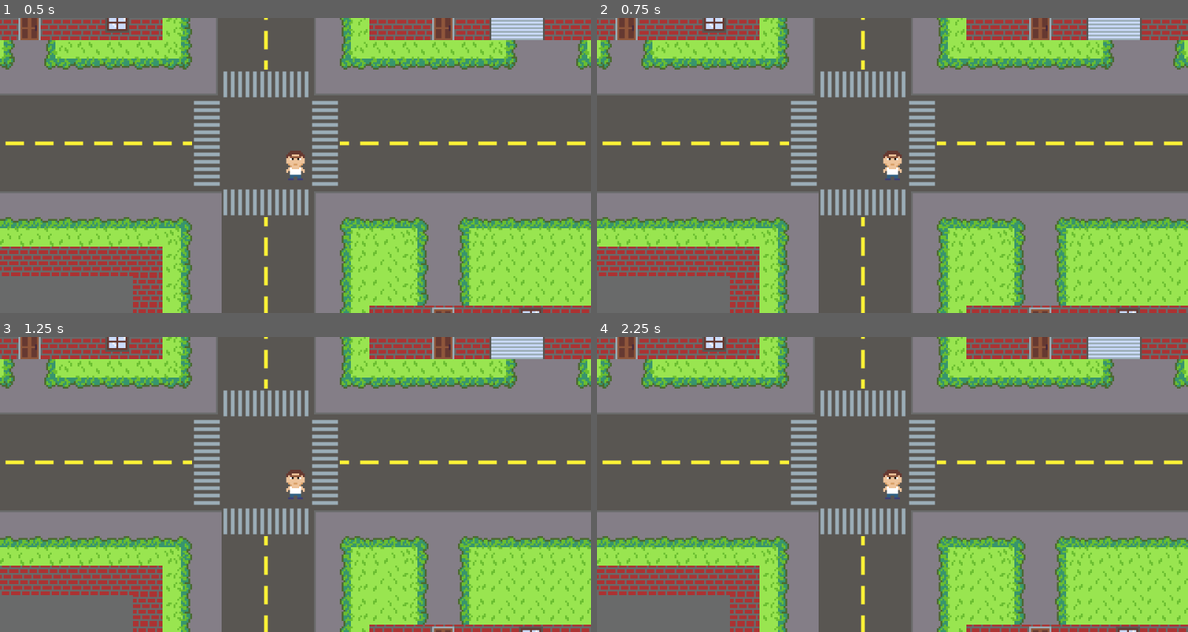
Above: before the commit, frames 1-4 (two rows, left to right).
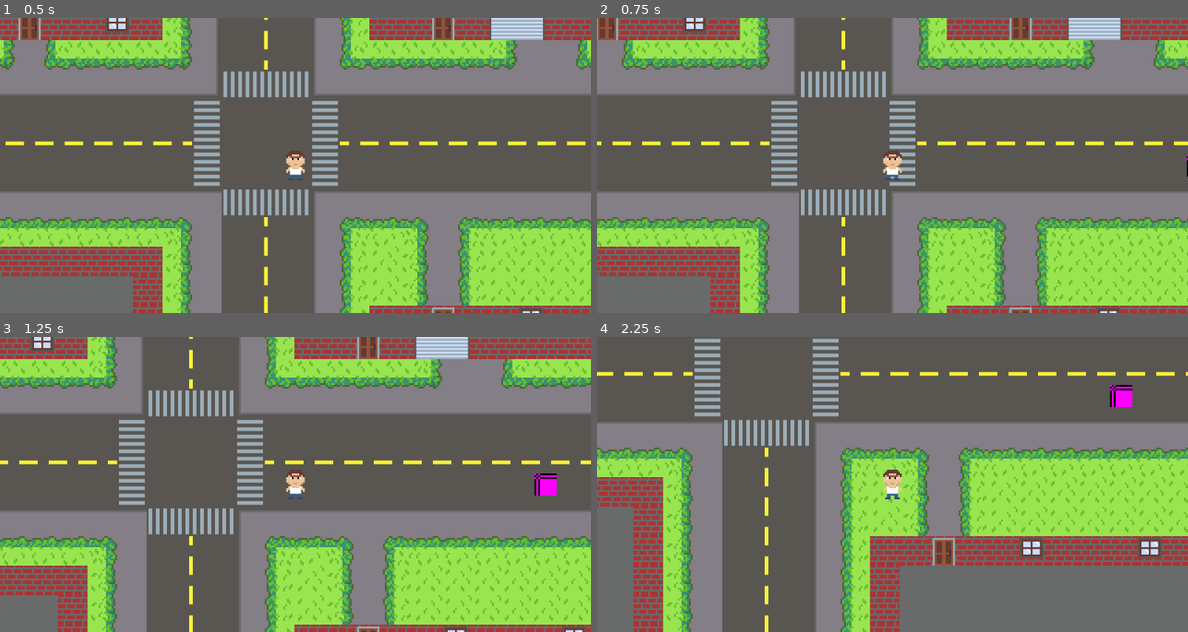
Above: after the commit, the same moments.

Repository: mitfreeman/Game
Game: Godot game, scene res://Scenes/levels/level_hub.tscn
Two runs of this game, one before a commit and one after it. Both use one fixed random seed, a clock stepped at 60 frames per second and the inputs below.
Inputs:
- Up to frame 1 (0.5 s): no input
- Up to frame 2 (0.75 s): tap Enter at 0.5 s; hold D (right) from 0.53 s (still down); tap F (attack) at 0.6 s
- Up to frame 3 (1.25 s): keep holding D (right)
- Up to frame 4 (2.25 s): release D (right) at 1.28 s; hold S (down) 1.28-2.03 s; tap F (attack) at 1.35, 2.1 s; hold D (right) from 2.03 s (still down)

Frame 1 is identical in both runs. In frame 2, 28% of the frame differs, in the area x 0-100%, y 0-100%; in frame 3, 43%; in frame 4, 83%.
Error before the commit: Invalid access to property or key 'direction_facing' on a base object of type 'Nil'. (res://Scenes/Entities/Character/character.gd:19)

Commit message:
gooned attack component

Diff:
--- /dev/null
+++ b/Scenes/Components/Attacks/Attack.gd
@@ -0,0 +1,5 @@
+extends Resource
+class_name Attack
+
+@export var name : String
+@export var power : int
--- a/Scenes/Components/attack_component.tscn
+++ b/Scenes/Components/attack_component.tscn
@@ -1,6 +1,26 @@
-[gd_scene load_steps=2 format=3 uid="uid://b8uh4p6sat37u"]
+[gd_scene load_steps=6 format=3 uid="uid://b8uh4p6sat37u"]
 
 [ext_resource type="Script" uid="uid://cr4aog73jkaw4" path="res://attack_component.gd" id="1_5ngoh"]
+[ext_resource type="Script" uid="uid://b1hug2u2fkepc" path="res://Scenes/Components/scripts/collision_check.gd" id="2_0v3gp"]
+[ext_resource type="Script" uid="uid://b0os4am8cssmp" path="res://Scenes/Components/Attacks/Attack.gd" id="2_mrkaj"]
+
+[sub_resource type="Resource" id="Resource_pwu36"]
+script = ExtResource("2_mrkaj")
+name = "Basic"
+power = 5
+metadata/_custom_type_script = "uid://b0os4am8cssmp"
+
+[sub_resource type="Resource" id="Resource_mrkaj"]
+script = ExtResource("2_mrkaj")
+name = "strong"
+power = 20
+metadata/_custom_type_script = "uid://b0os4am8cssmp"
 
 [node name="AttackComponent" type="Node2D"]
 script = ExtResource("1_5ngoh")
+attacks = Array[ExtResource("2_mrkaj")]([SubResource("Resource_pwu36"), SubResource("Resource_mrkaj")])
+
+[node name="CollisionCheck" type="RayCast2D" parent="."]
+collision_mask = 2
+script = ExtResource("2_0v3gp")
+metadata/_custom_type_script = "uid://b1hug2u2fkepc"
--- a/Scenes/Components/collision_check.tscn
+++ b/Scenes/Components/collision_check.tscn
@@ -2,7 +2,5 @@
 
 [ext_resource type="Script" uid="uid://b1hug2u2fkepc" path="res://Scenes/Components/scripts/collision_check.gd" id="1_jab1g"]
 
-[node name="CollisionCheck" type="Node2D"]
+[node name="CollisionCheck" type="RayCast2D"]
 script = ExtResource("1_jab1g")
-
-[node name="RayCast2D" type="RayCast2D" parent="."]
--- a/Scenes/Components/scripts/collision_check.gd
+++ b/Scenes/Components/scripts/collision_check.gd
@@ -1,9 +1,25 @@
-extends Node2D
+extends RayCast2D
 class_name CollisionCheck
 
 var tile_size = 16
 
-func check_raycast_collision(target_position) -> bool:
-	$RayCast2D.target_position = target_position * tile_size
-	$RayCast2D.force_raycast_update()
-	return !$RayCast2D.is_colliding()
+func _ready() -> void:
+	target_position = Vector2.ZERO
+
+func check_raycast_collision(target) -> bool:
+	target_position = target * tile_size
+	force_raycast_update()
+	return is_colliding()
+
+func check_collision_at_point(target):
+	var space_state = get_world_2d().direct_space_state
+	var query = PhysicsPointQueryParameters2D.new()
+	query.set_collision_mask(1)
+	query.set_position(target * 16 + self.global_position)
+	var result = space_state.intersect_point(query)
+	return result
+
+	if result.size() > 0:
+		print("Something is at that point:", result[0])
+	else:
+		print("Nothing detected at that point.")
--- a/Scenes/Components/scripts/health_component.gd
+++ b/Scenes/Components/scripts/health_component.gd
@@ -3,6 +3,10 @@
 
 @export var max_health : float
 @export var current_health : float
+
+func _process(delta: float) -> void:
+	if current_health <= 0:
+		handle_death()
 
 func set_current_health(expected_health : float):
 	if expected_health > max_health:
@@ -15,3 +19,6 @@
 
 func heal_damage(heal_amount):
 	take_damage(0 - heal_amount)
+
+func handle_death():
+	get_parent().queue_free()
--- a/Scenes/Components/scripts/movement_component.gd
+++ b/Scenes/Components/scripts/movement_component.gd
@@ -1,4 +1,4 @@
-extends RayCast2D
+extends Node2D
 class_name MovementComponent
 
 @export var speed = 0.25
@@ -7,9 +7,9 @@
 var moving = false
 var direction_facing = Vector2.ZERO
 
-func move(body : CharacterBody2D, input_direction : Vector2, collision_check : bool) -> void:
+func move(body : CharacterBody2D, input_direction : Vector2, collision_check : Array) -> void:
 	direction_facing = input_direction
-	if input_direction and collision_check and moving == false:
+	if input_direction and collision_check.size() == 0 and moving == false:
 		moving = true
 		var move_tween = create_tween()
 		move_tween.set_process_mode(Tween.TWEEN_PROCESS_PHYSICS)
--- a/Scenes/Entities/Character/character.gd
+++ b/Scenes/Entities/Character/character.gd
@@ -6,7 +6,7 @@
 @export var input_component : InputComponent
 @export var collision_check : CollisionCheck
 @export var health_component : HealthComponent
-#@export var attack_component : AttackComponent
+@export var attack_component : AttackComponent
 
 func _ready() -> void:
 	position = position.snapped(Vector2.ONE * TILE_SIZE)
@@ -14,8 +14,9 @@
 	position.y -= 4
 
 func _process(delta: float) -> void:
+
 	if input_component.input_direction:
-		movement_component.move(self, input_component.input_direction, collision_check.check_raycast_collision(input_component.input_direction))
-	print(movement_component.direction_facing)
-	#if input_component.attack:
-	#	attack_component.attack()
+		movement_component.move(self, input_component.input_direction, collision_check.check_collision_at_point(input_component.input_direction))
+		print(movement_component.direction_facing)
+	if input_component.attack:
+		attack_component.attack_melee('basic', movement_component.direction_facing)
--- a/Scenes/Entities/Character/character.tscn
+++ b/Scenes/Entities/Character/character.tscn
@@ -1,10 +1,11 @@
-[gd_scene load_steps=22 format=3 uid="uid://b5hwexxge13lp"]
+[gd_scene load_steps=23 format=3 uid="uid://b5hwexxge13lp"]
 
 [ext_resource type="Script" uid="uid://clhdvb3s3riet" path="res://Scenes/Entities/Character/character.gd" id="1_isa4f"]
 [ext_resource type="Texture2D" uid="uid://28uxhhowbue8" path="res://Assets/CharacterAssets/character-animation.png" id="2_isa4f"]
 [ext_resource type="PackedScene" uid="uid://cw5exhxxjc74c" path="res://Scenes/Components/movementComponent.tscn" id="3_syf7y"]
 [ext_resource type="PackedScene" uid="uid://g10oewcf3s1i" path="res://Scenes/Components/input_component.tscn" id="4_wn3yd"]
 [ext_resource type="PackedScene" uid="uid://nx4f7o24be8j" path="res://Scenes/Components/collision_check.tscn" id="5_v2un5"]
+[ext_resource type="PackedScene" uid="uid://b8uh4p6sat37u" path="res://Scenes/Components/attack_component.tscn" id="6_2booj"]
 
 [sub_resource type="AtlasTexture" id="AtlasTexture_syf7y"]
 atlas = ExtResource("2_isa4f")
@@ -135,13 +136,14 @@
 [sub_resource type="RectangleShape2D" id="RectangleShape2D_wn3yd"]
 size = Vector2(6, 12)
 
-[node name="Character" type="CharacterBody2D" node_paths=PackedStringArray("movement_component", "input_component", "collision_check")]
+[node name="Character" type="CharacterBody2D" node_paths=PackedStringArray("movement_component", "input_component", "collision_check", "attack_component")]
 collision_layer = 0
 collision_mask = 0
 script = ExtResource("1_isa4f")
 movement_component = NodePath("MovementComponent")
 input_component = NodePath("InputComponent")
 collision_check = NodePath("CollisionCheck")
+attack_component = NodePath("AttackComponent")
 
 [node name="CharcterAnimationsSprite" type="AnimatedSprite2D" parent="."]
 unique_name_in_owner = true
@@ -157,3 +159,5 @@
 [node name="MovementComponent" parent="." instance=ExtResource("3_syf7y")]
 
 [node name="CollisionCheck" parent="." instance=ExtResource("5_v2un5")]
+
+[node name="AttackComponent" parent="." instance=ExtResource("6_2booj")]
--- a/Scenes/Entities/Enemies/rat.gd
+++ b/Scenes/Entities/Enemies/rat.gd
@@ -1,7 +1,15 @@
 extends CharacterBody2D
+
+const TILE_SIZE = 16
 
 @export var movement_component : MovementComponent
 @export var collision_check : CollisionCheck
+@export var health_component : HealthComponent
+
+func _ready() -> void:
+	position = position.snapped(Vector2.ONE * TILE_SIZE)
+	position += Vector2.ONE * TILE_SIZE/2
+	position.y -= 4
 
 func _process(delta: float) -> void:
 	pass
--- a/Scenes/Entities/Enemies/rat.tscn
+++ b/Scenes/Entities/Enemies/rat.tscn
@@ -1,6 +1,7 @@
-[gd_scene load_steps=4 format=3 uid="uid://bpw6he3rs0me5"]
+[gd_scene load_steps=5 format=3 uid="uid://bpw6he3rs0me5"]
 
 [ext_resource type="Script" uid="uid://bhap73edid21n" path="res://Scenes/Entities/Enemies/rat.gd" id="1_vwcx1"]
+[ext_resource type="PackedScene" uid="uid://puqmmf3mgjkx" path="res://Scenes/Components/health_component.tscn" id="2_x5cu2"]
 
 [sub_resource type="PlaceholderTexture2D" id="PlaceholderTexture2D_p0vde"]
 size = Vector2(12, 12)
@@ -8,11 +9,16 @@
 [sub_resource type="RectangleShape2D" id="RectangleShape2D_qaslg"]
 size = Vector2(12, 12)
 
-[node name="Rat" type="CharacterBody2D"]
+[node name="Rat" type="CharacterBody2D" node_paths=PackedStringArray("health_component") groups=["Enemies"]]
+collision_layer = 2
+collision_mask = 0
 script = ExtResource("1_vwcx1")
+health_component = NodePath("HealthComponent")
 
 [node name="placeholderSprite" type="Sprite2D" parent="."]
 texture = SubResource("PlaceholderTexture2D_p0vde")
 
 [node name="CollisionShape2D" type="CollisionShape2D" parent="."]
 shape = SubResource("RectangleShape2D_qaslg")
+
+[node name="HealthComponent" parent="." instance=ExtResource("2_x5cu2")]
--- a/Scenes/levels/level_hub.tscn
+++ b/Scenes/levels/level_hub.tscn
@@ -1,10 +1,11 @@
-[gd_scene load_steps=14 format=4 uid="uid://ba56xprxcwyug"]
+[gd_scene load_steps=15 format=4 uid="uid://ba56xprxcwyug"]
 
 [ext_resource type="Texture2D" uid="uid://bhh8kpioym432" path="res://Assets/HubWorldAssets/ground_grass.png" id="1_3v7hm"]
 [ext_resource type="Texture2D" uid="uid://dqendubrjn38l" path="res://Assets/HubWorldAssets/ground_street.png" id="1_ooaio"]
 [ext_resource type="Texture2D" uid="uid://b07inx5yy2ngh" path="res://Assets/HubWorldAssets/floor_inside.png" id="3_bfpj1"]
 [ext_resource type="Texture2D" uid="uid://bdu4dqtcfedch" path="res://Assets/HubWorldAssets/walls.png" id="4_gjady"]
 [ext_resource type="PackedScene" uid="uid://b5hwexxge13lp" path="res://Scenes/Entities/Character/character.tscn" id="5_bfpj1"]
+[ext_resource type="PackedScene" uid="uid://bpw6he3rs0me5" path="res://Scenes/Entities/Enemies/rat.tscn" id="6_gjady"]
 
 [sub_resource type="TileSetAtlasSource" id="TileSetAtlasSource_fpj8y"]
 texture = ExtResource("1_ooaio")
@@ -103,5 +104,10 @@
 
 [node name="Character" parent="." instance=ExtResource("5_bfpj1")]
 position = Vector2(265, 232)
+collision_layer = 3
 
 [node name="Camera2D" type="Camera2D" parent="Character"]
+
+[node name="Rat" parent="." instance=ExtResource("6_gjady")]
+position = Vector2(440, 232)
+collision_layer = 3
--- a/attack_component.gd
+++ b/attack_component.gd
@@ -1,10 +1,25 @@
-extends CollisionCheck
-
+extends Node2D
 class_name AttackComponent
 
-signal hit
+signal hit(target)
 
-func attack(position : Vector2, amount_of_damage : float):
-	check_raycast_collision(position)
+@export var attacks: Array[Attack]
 
-	pass
+var attack_dictionary = {
+	'basic' : 0 ,
+	'strong' : 1
+}
+
+func attack_melee(attack : String, direction : Vector2) -> void:
+
+	var current_attack = attacks[attack_dictionary[attack]]
+	var collision_check = $CollisionCheck.check_collision_at_point(direction)
+
+	print(collision_check)
+	if collision_check.size() > 0:
+		for hit in collision_check:
+			var collider = hit.collider
+			var target_health_component = collider.get_node('HealthComponent')
+			if target_health_component:
+				target_health_component.take_damage(current_attack.power)
+				print('hit:' , collider.name, 'current health:' , target_health_component.current_health)
--- a/project.godot
+++ b/project.godot
@@ -49,6 +49,10 @@
 ]
 }
 
+[layer_names]
+
+2d_physics/layer_2="Attack_collision"
+
 [rendering]
 
 textures/canvas_textures/default_texture_filter=0
Not shown, added: Scenes/Components/Attacks/Attack.gd.uid
